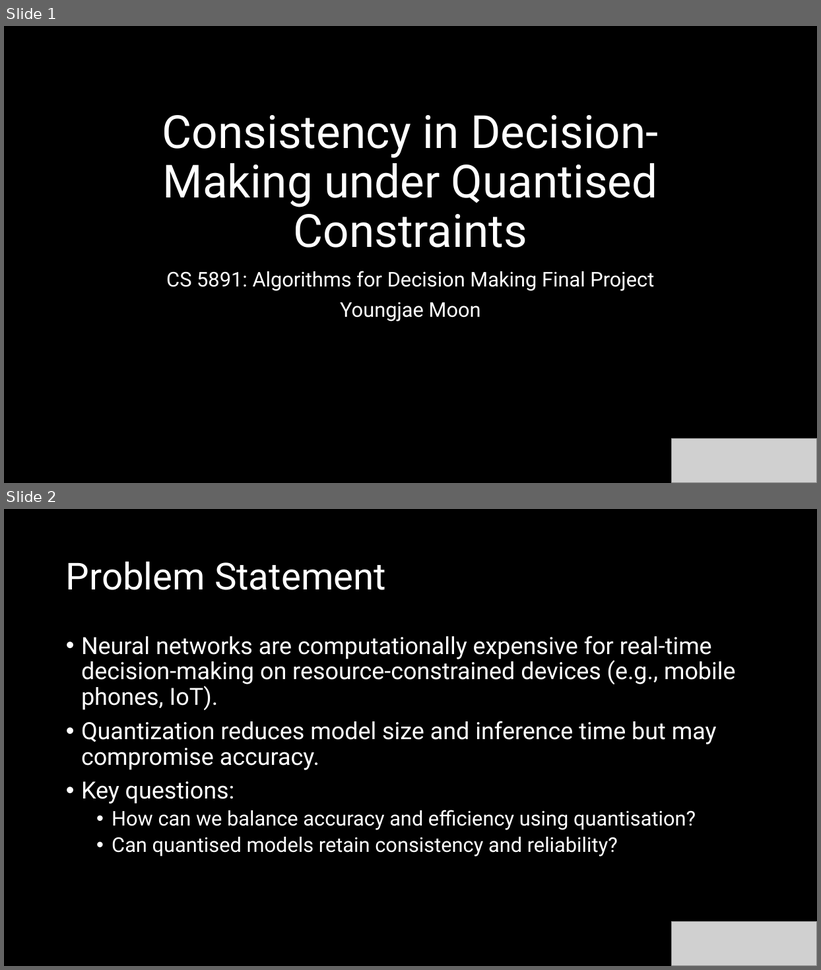
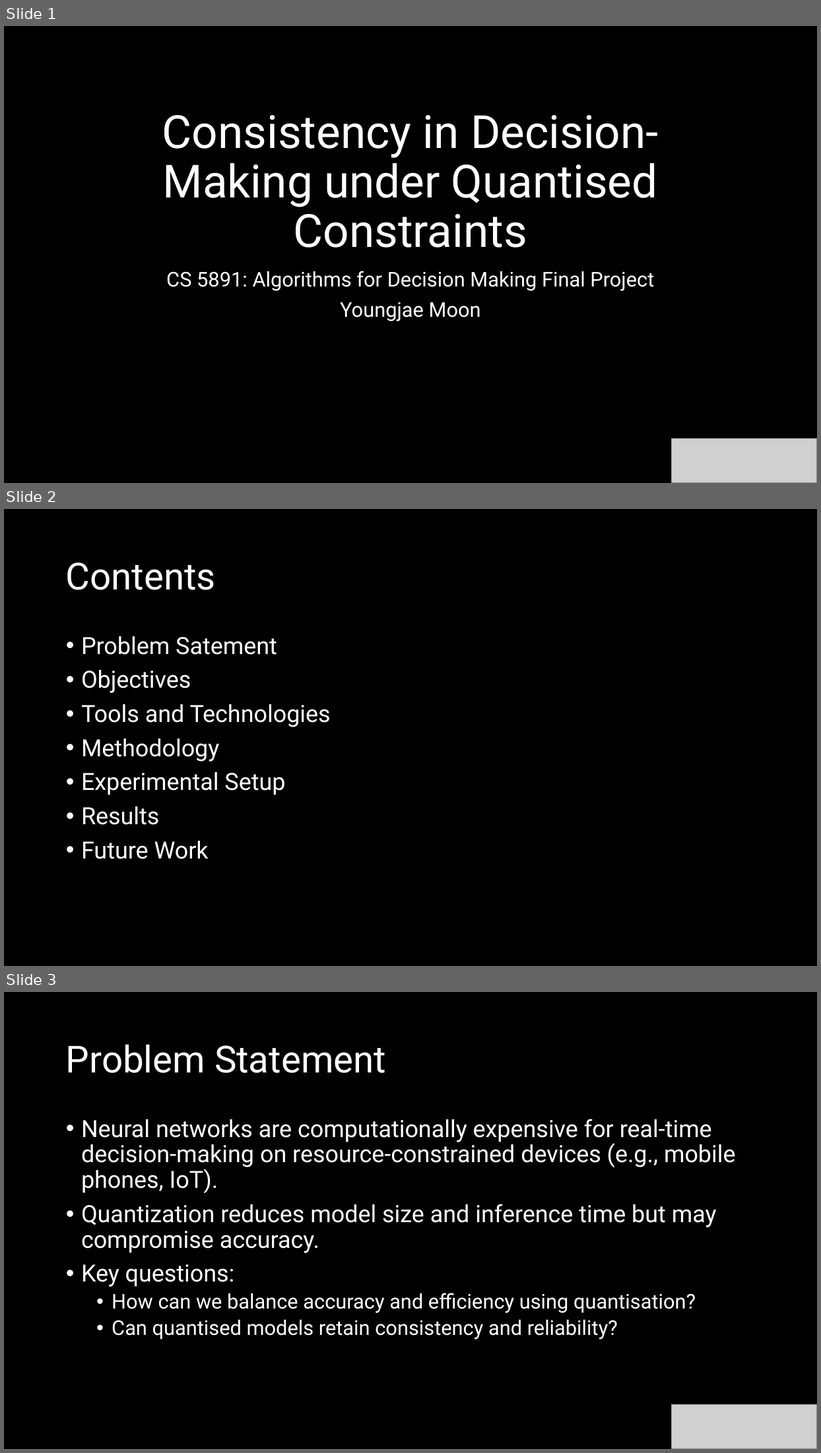
Before and after one commit to Pingumaniac/Consistency_Quantised_Constraints, a slide deck: doc/final_presentation.pptx. Shown one above the other, each under a label of ours: slides 1 and 2 before the commit, slides 1, 2 and 3 after it. The pictures are 821x970 and 821x1453 pixels, drawn with LibreOffice and Linux fonts; fonts in the diff are those of the drawing; grey boxes stand for pictures. Boxes give left, top, right and bottom in pixels: in the first picture for what was removed or moved away, otherwise in the second. Text is boxed around its words. In the diff, an @@ line names an element or a change of style, - is before the commit and + after.

```diff
--- a/doc/final_presentation.pptx
+++ b/doc/final_presentation.pptx
@@ slide 2 added at bbox=[4, 509, 817, 966], background #000000 @@
@@ title added at bbox=[66, 562, 216, 590], 44 pt, text #FFFFFF @@
+Contents
@@ text added at bbox=[81, 636, 331, 859], 28 pt, text #FFFFFF @@
+• Problem Satement
+• Objectives
+• Tools and Technologies
+• Methodology
+• Experimental Setup
+• Results
+• Future Work
@@ what was slide 2 is now slide 3 @@
```
Also in this commit, not shown: 2 slides changed, 1 other slide added, 8 other files.
